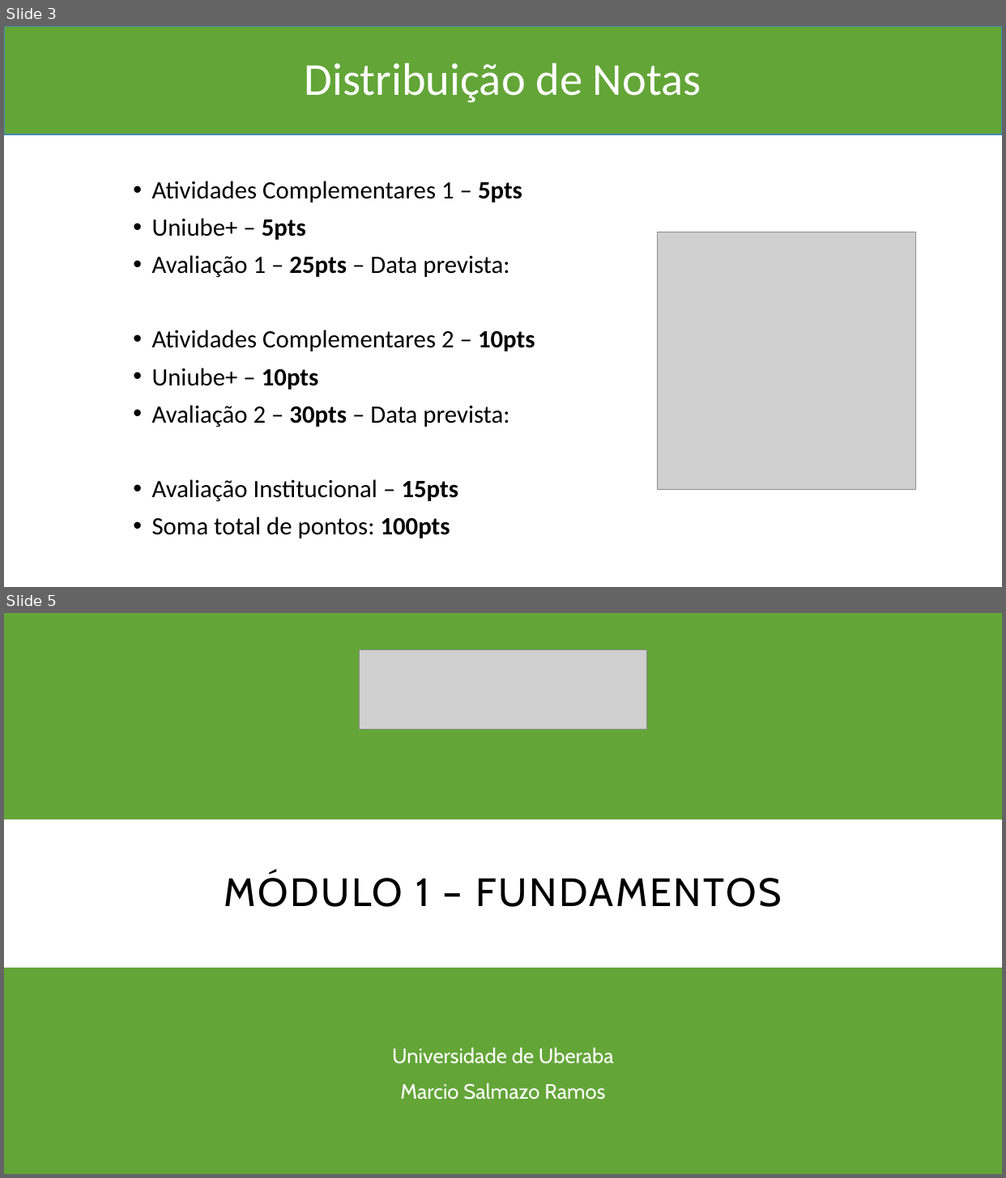
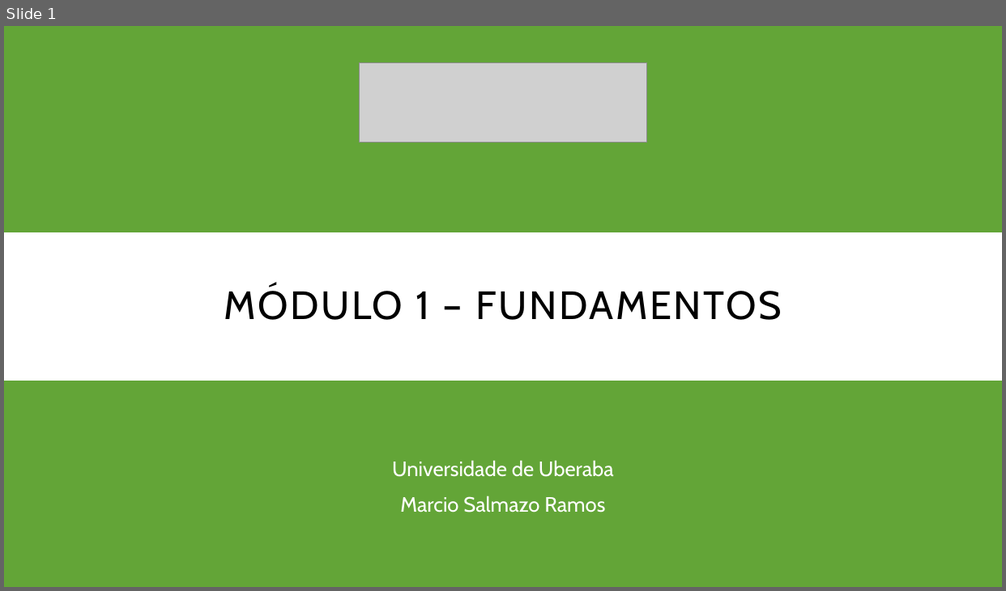
Before and after one commit to Marcio-Salmazo/Aulas, a slide deck: UNIUBE-MD/Teoria_MD.pptx. Shown one above the other, each under a label of ours: slides 3 and 5 before the commit, slide 1 after it; the slides between them are not shown. The pictures are 1006x1178 and 1006x591 pixels, drawn with LibreOffice and Linux fonts; fonts in the diff are those of the drawing; grey boxes stand for pictures. Boxes give left, top, right and bottom in pixels: in the first picture for what was removed or moved away, otherwise in the second. Text is boxed around its words. In the diff, an @@ line names an element or a change of style, - is before the commit and + after.

```diff
--- a/UNIUBE-MD/Teoria_MD.pptx
+++ b/UNIUBE-MD/Teoria_MD.pptx
@@ slide 3 removed at [4,26,1002,587], background #FFFFFF @@
@@ rectangle removed at [4,26,1002,135] @@
@@ title removed at [305,63,701,103] @@
-Distribuição de Notas
@@ text removed at [152,181,535,539] @@
-• Atividades Complementares 1 – 5pts
-• Uniube+ – 5pts
-• Avaliação 1 – 25pts – Data prevista:
-• Atividades Complementares 2 – 10pts
-• Uniube+ – 10pts
-• Avaliação 2 – 30pts – Data prevista:
-• Avaliação Institucional – 15pts
-• Soma total de pontos: 100pts
@@ picture removed at [658,232,916,490] @@
@@ what was slide 5 is now slide 1 @@
```
Also in this commit, not shown: 1 slide changed, 3 other slides removed, 4 other files.
